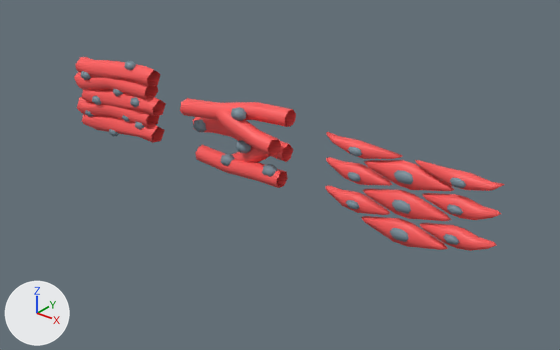
What one commit did to the glTF model public/models/muschi.glb.
The view is the same before and after, from a camera (50 mm lens) standing at (7.55, -8.42, 4.87) and looking at (0.68, 0.16, -0.45). Arrows for +X, +Y and +Z are at lower left; the lights stay in place. Vertices at the same position are counted once.

The first picture shows 'Cardiac Muscles', 'Skeletal Muscle', 'Smooth Muscles'.
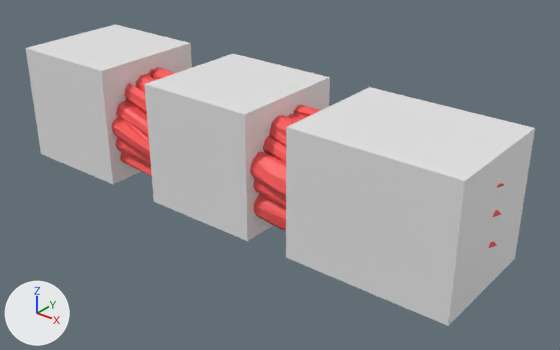
Commit message: muscle fiber start

Changed parts and their boxes [x1, y1, x2, y2] in the pictures (560 x 350 px):
'Smooth Muscles', reshaped (39% wider, 100% taller)
    before: [325, 132, 504, 251]
    after: [286, 87, 535, 326]
'Cardiac Muscles', reshaped (60% wider, 107% taller)
    before: [180, 98, 296, 188]
    after: [144, 54, 330, 241]
'Skeletal Muscle', reshaped (80% wider, 85% taller)
    before: [74, 57, 166, 143]
    after: [26, 24, 192, 184]
'musclefibermodel', added (red)
    after: [112, 67, 321, 231]
part 1 of me_béziercurve, added
    after: [26, 24, 192, 184]
part 2 of me_béziercurve_002, added
    after: [144, 54, 330, 241]
part 3 of me_cube_003, added
    after: [286, 87, 535, 326]

The edits, one by one:
Material 'NODISPLAY' (mat_nodisplay) is new.
Its base color is (0.8, 0.8, 0.8) (white #e7e7e7).
Material 'Muscle Inside' (mat_muscle_inside) is new.
Its base color is (0.8, 0.696, 0.329) (beige #e7d99b).
me_béziercurve has 330 vertices, 562 faces and spans x -1.01..1.14, y -0.17..0.21, z -0.74..0.84.
me_béziercurve is used by ob_skeletal_muscle; location (-3.0, 0.0, 0.0).
me_béziercurve part 1: a new loose piece, a box spanning x -1.0..1.0, y -1.0..1.0, z -1.0..1.0, in mat_nodisplay (white #e7e7e7).
me_béziercurve now uses material mat_nodisplay (white #e7e7e7).
me_béziercurve_002 has 285 vertices, 483 faces and spans x -1.15..0.92, y -0.33..0.36, z -0.68..0.71.
me_béziercurve_002 is used by ob_cardiac_muscles; location (0.0, 0.0, 0.0).
me_béziercurve_002 part 2: a new loose piece, a box spanning x -1.0..1.0, y -1.0..1.0, z -1.0..1.0, in mat_nodisplay (white #e7e7e7).
me_béziercurve_002 now uses material mat_nodisplay (white #e7e7e7).
me_cube_003 has 494 vertices, 916 faces and spans x -1.36..1.36, y -0.13..0.14, z -0.79..0.59.
me_cube_003 is used by ob_smooth_muscles; location (3.0, 0.0, 0.0).
me_cube_003 part 3: a new loose piece, a box spanning x -1.28..1.28, y -1.0..1.0, z -1.0..1.0, in mat_nodisplay (white #e7e7e7).
me_cube_003 now uses material mat_nodisplay (white #e7e7e7).
Mesh me_cylinder_004 is new.
It has 1568 vertices, 3072 faces and spans x -3.43..3.56, y -0.98..0.98, z -1.13..0.84.
Faces by material slot: [2848, 224].
It uses material mat_muscle_no_texture (red #ff5a5a).
It uses material mat_muscle_inside (beige #e7d99b).
Object 'musclefibermodel' (ob_musclefibermodel) is new; it shows me_cylinder_004.
Its location is (0.0, 0.0, 0.0).
